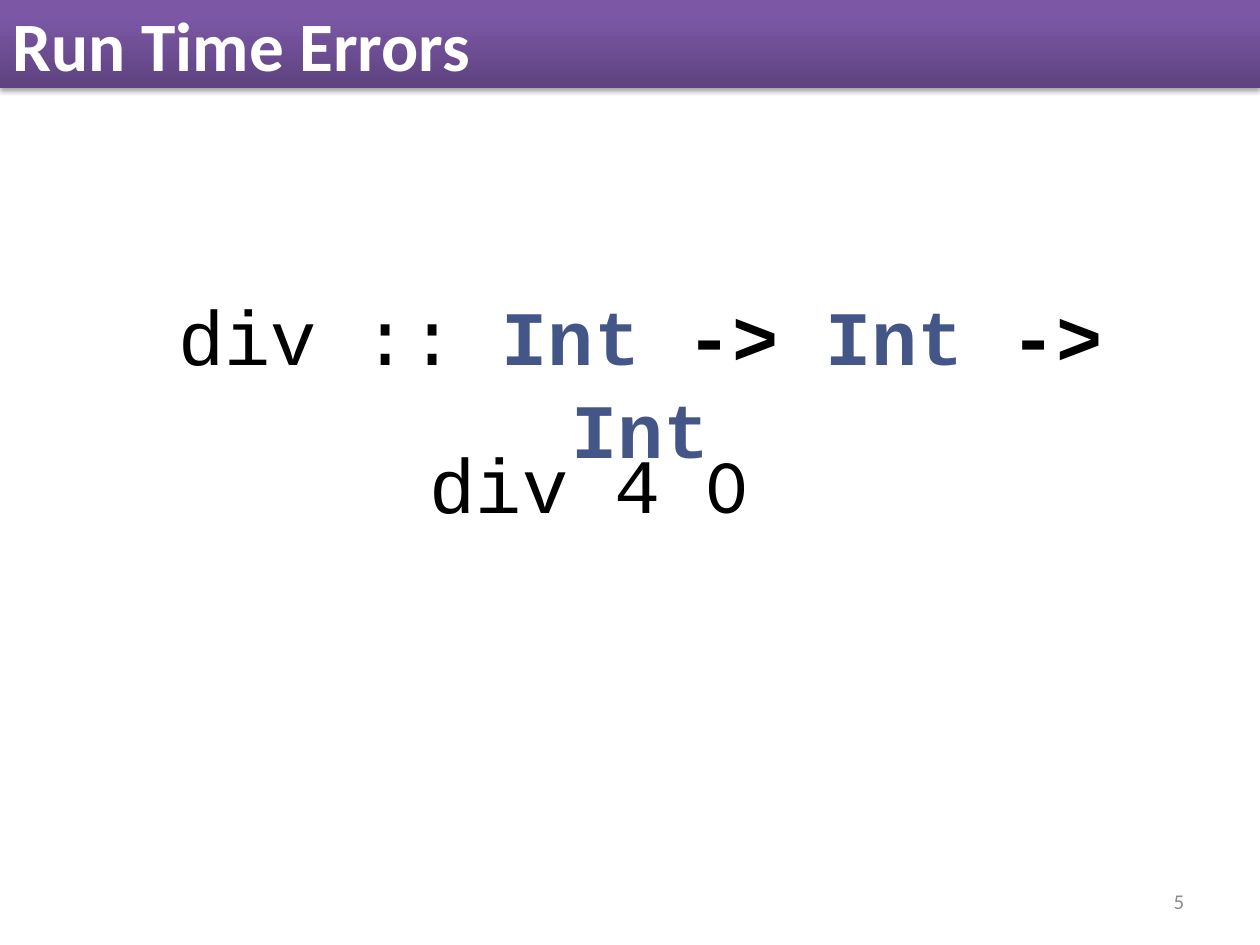
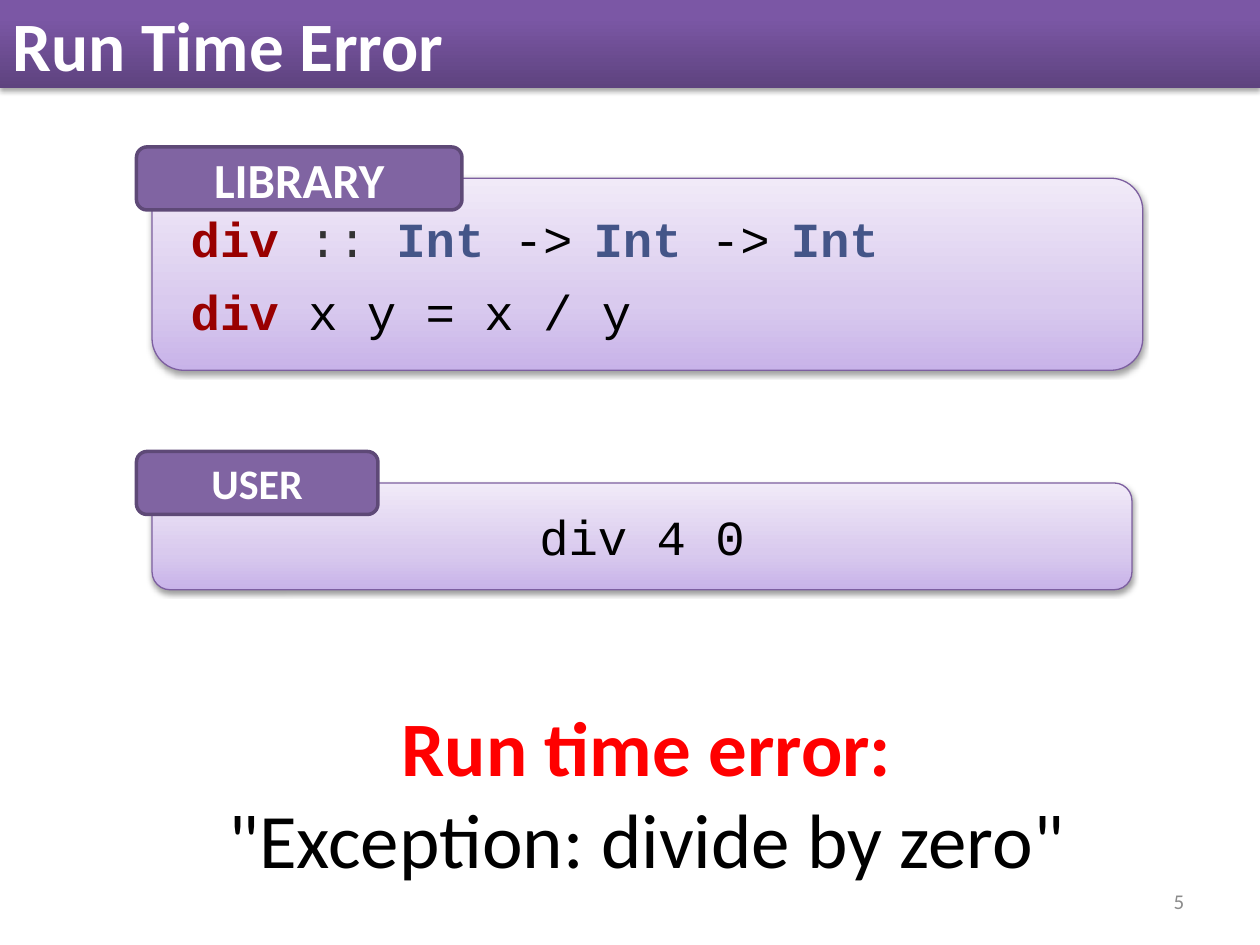
Before and after one commit to nikivazou/research_exam, a slide deck: slide 5 of slides/Research_Exam.pptx. Drawn at 1260x945 pixels with LibreOffice and Linux fonts; fonts in the diff are those of the drawing. Boxes give left, top, right and bottom in pixels: in the first picture for what was removed or moved away, otherwise in the second. Text is boxed around its words. In the diff, an @@ line names an element or a change of style, - is before the commit and + after.

```diff
--- a/slides/Research_Exam.pptx
+++ b/slides/Research_Exam.pptx
@@ title at (x1=13, y1=22, x2=444, y2=89): text changed @@
-Run Time Errors
+Run Time Error
@@ rounded rectangle added at (x1=136, y1=147, x2=461, y2=210), fill #8064A2, outline #5F4A78 2 pt, 28 pt, text #FFFFFF, bold @@
+LIBRARY
@@ rounded rectangle "div :: Int -> Int ..." resized from (x1=178, y1=310, x2=964, y2=479) to (x1=152, y1=178, x2=1143, y2=369) @@
@@ rounded rectangle "div :: Int -> Int ..." at (x1=152, y1=178, x2=1143, y2=369): vertical alignment top to middle; fill none to gradient #C9B5E8 to #D8CBEE to #F0EAF9; outline none to #7D60A0 0.75 pt; shadow on @@
@@ text in rounded rectangle at (x1=191, y1=221, x2=879, y2=258): size 44 to 28 pt in "div :: Int -> Int -> Int"; text colour #000000 to #990000, bold on in "div"; text colour #000000 to #333333 in "::"; bold off in "-> ->"; alignment centre to left; more space between paragraphs @@
@@ text in rounded rectangle at (x1=191, y1=295, x2=631, y2=340): paragraph added @@
+div x y = x / y
@@ rounded rectangle added at (x1=136, y1=451, x2=378, y2=514), fill #8064A2, outline #5F4A78 2 pt, 24 pt, text #FFFFFF, bold @@
+USER
@@ rounded rectangle "div 4 0" resized from (x1=430, y1=458, x2=746, y2=514) to (x1=152, y1=483, x2=1133, y2=590) @@
@@ rounded rectangle "div 4 0" at (x1=152, y1=483, x2=1133, y2=590): size 44 to 28 pt; font Calibri to Courier New in "0"; more space between paragraphs; vertical alignment top to middle; fill none to gradient #C9B5E8 to #D8CBEE to #F0EAF9; outline none to #7D60A0 0.75 pt; shadow on @@
@@ text added at (x1=228, y1=722, x2=1064, y2=881), 44 pt, text #000000 @@
+Run time error:
+"Exception: divide by zero"
```
Also in this commit, not shown: 55 other slides changed, 8 slides added, 34 slides removed, 1 other file.
